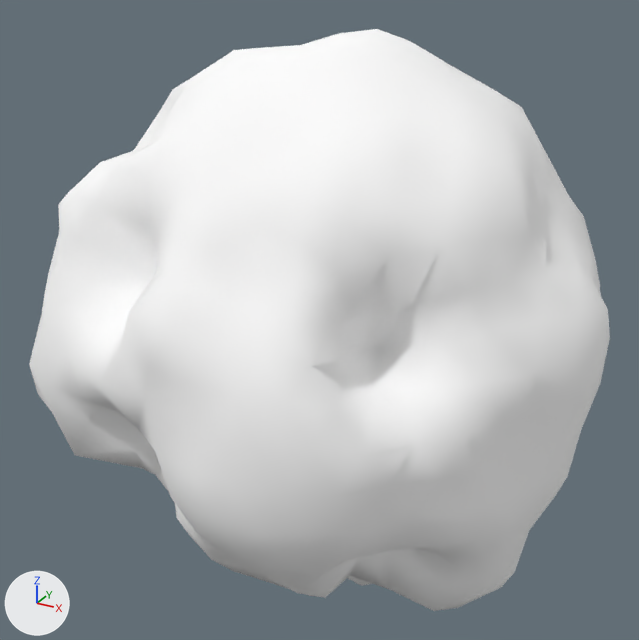
The glTF model assets/asteroids/asteroid_27.glb, before and after one commit.
One viewpoint serves both versions: a 50 mm lens placed at (1.337, -2.556, 1.374), pointed at (-0.067, -0.003, 0.098). The axes (+X, +Y, +Z) are drawn at lower left. The lights are the same throughout. The older version comes first. Vertices at exactly the same position are counted once.

In view in the first picture: 'Asteroid_27'.
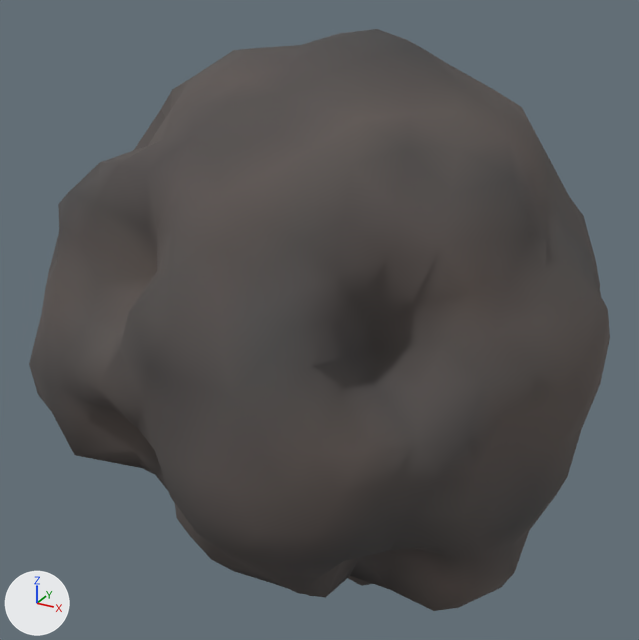
Boxes (x1, y1, x2, y2) around the edits, measured in the pictures (639 x 640 px):
```json
{"object": "Asteroid_27", "change": "recoloured", "before": [29, 29, 610, 611], "after": [29, 29, 610, 611], "on screen": "darker"}
```

The change, as JSON lines over the scene's bpy script:
```json
{"block": "mat_asteroidrock_27", "where": "n0 = _N.new('ShaderNodeBsdfPrincipled'); n0.name = 'Principled BSDF'"}
{"op": "remove", "block": "mat_asteroidrock_27", "code": "n0.inputs[0].default_value = (1.0, 1.0, 1.0, 1.0)  # 'Base Color', white #ffffff"}
{"op": "set", "path": "n0.inputs[1].default_value", "old": "0.0112", "new": "0.0386", "note": "'Metallic'"}
{"op": "set", "path": "n0.inputs[2].default_value", "old": "0.932", "new": "0.911", "note": "'Roughness'"}
{"op": "add", "block": "mat_asteroidrock_27", "code": "n2 = _N.new('ShaderNodeVertexColor'); n2.name = 'Color Attribute'"}
{"op": "add", "block": "mat_asteroidrock_27", "code": "_L.new(n2.outputs[0], n0.inputs[0])  # 'Color' to 'Base Color'"}
{"block": "me_icosphere", "where": "me_icosphere.from_pydata(...)  # 642 vertices, 1280 faces; spans x -1.05..0.94, y -0.91..0.88, z -0.97..1.1"}
{"block": "me_icosphere", "where": "# used by ob_asteroid_27; location = (0.0, 0.0, 0.0)"}
{"block": "me_icosphere", "change": "me_icosphere part 1: vertex colours changed"}
```
